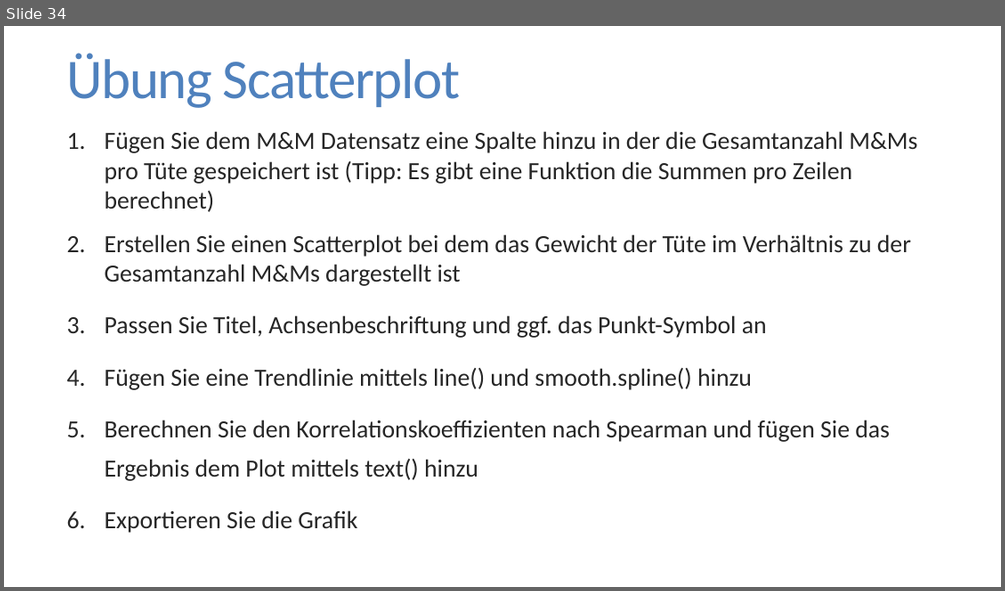
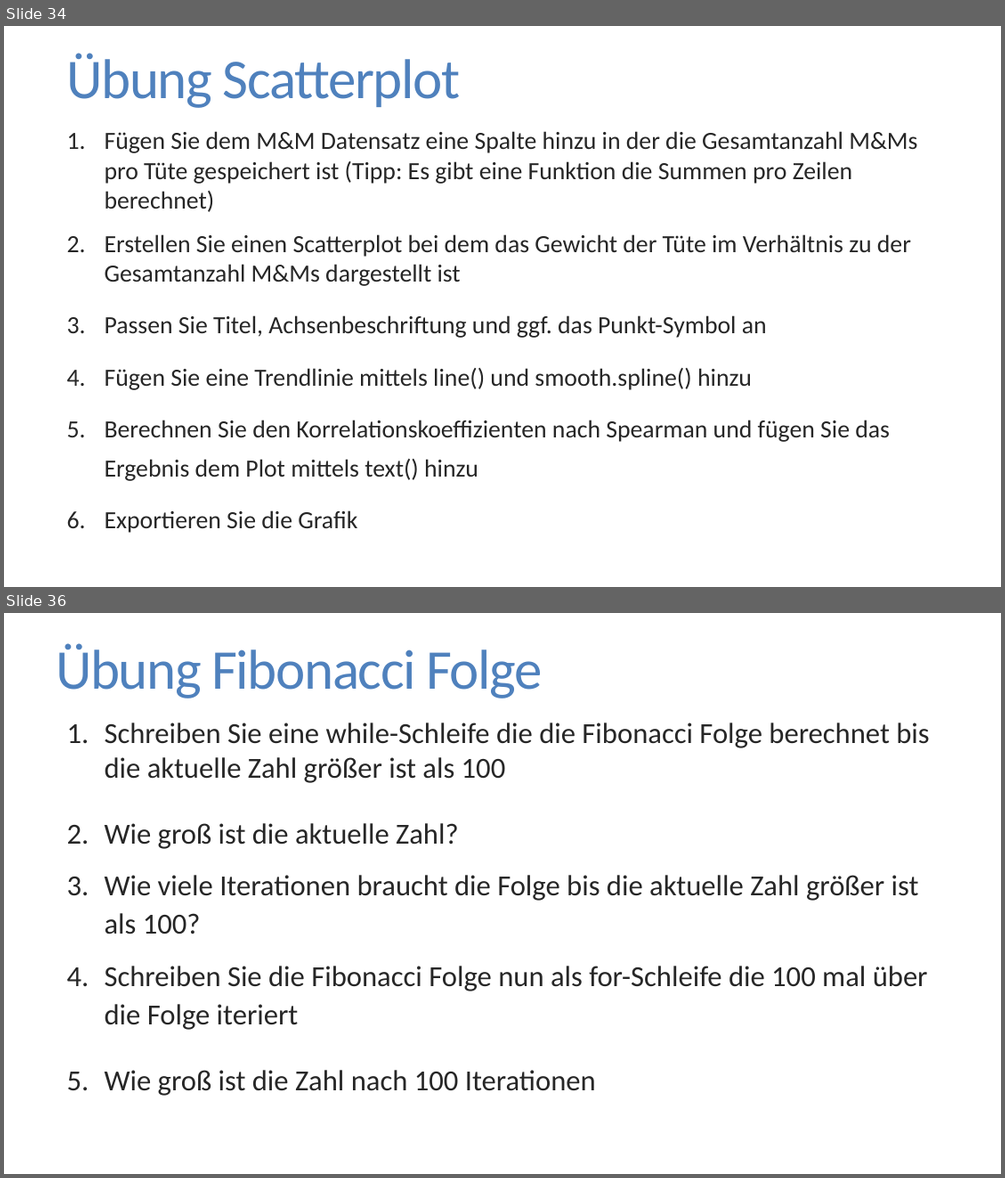
Before and after one commit to FlorianKeppeler/RKurs, a slide deck: Einführung in R.pptx. Shown one above the other, each under a label of ours: slide 34 before the commit, slides 34 and 36 after it; the slides between them are not shown. The pictures are 1005x591 and 1005x1178 pixels, drawn with LibreOffice and Linux fonts; fonts in the diff are those of the drawing. Boxes give left, top, right and bottom in pixels: in the first picture for what was removed or moved away, otherwise in the second. Text is boxed around its words. In the diff, an @@ line names an element or a change of style, - is before the commit and + after.

Commit message:
Schleifen vorbereitet

```diff
--- a/Einführung in R.pptx
+++ b/Einführung in R.pptx
@@ slide 36 added at bbox=[4, 613, 1001, 1174], background #FFFFFF @@
@@ title added at bbox=[56, 643, 542, 698], 54 pt, text #4F81BD @@
+Übung Fibonacci Folge
@@ text added at bbox=[105, 722, 929, 1095], 28 pt, text #262626 @@
+1. Schreiben Sie eine while-Schleife die die Fibonacci Folge berechnet bis die aktuelle Zahl größer ist als 100
+2. Wie groß ist die aktuelle Zahl?
+3. Wie viele Iterationen braucht die Folge bis die aktuelle Zahl größer ist als 100?
+4. Schreiben Sie die Fibonacci Folge nun als for-Schleife die 100 mal über die Folge iteriert
+5. Wie groß ist die Zahl nach 100 Iterationen
```
Also in this commit, not shown: 4 other slides added, 10 other files.
